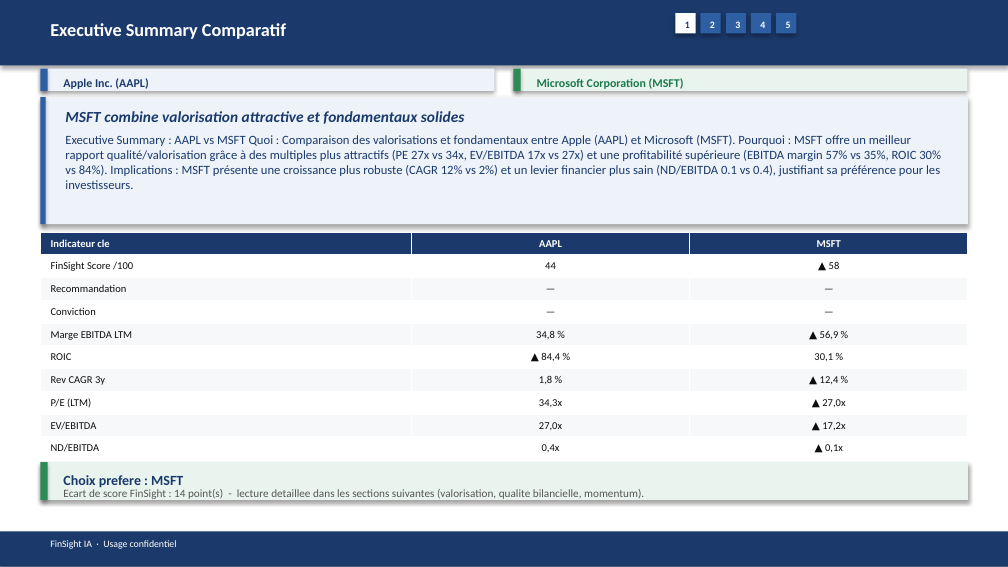
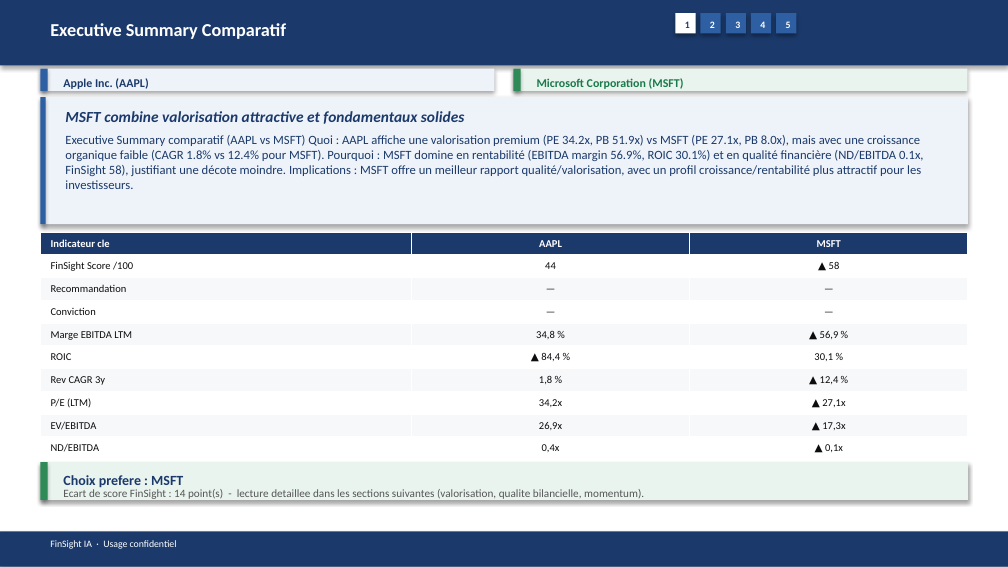
Before and after one commit to baptistejeh07-art/finsight-ia, a slide deck: slide 2 of preview/AAPL_vs_MSFT/AAPL_vs_MSFT_comparison.pptx. Drawn at 1008x567 pixels with LibreOffice and Linux fonts; fonts in the diff are those of the drawing. Boxes give left, top, right and bottom in pixels: in the first picture for what was removed or moved away, otherwise in the second. Text is boxed around its words. In the diff, an @@ line names an element or a change of style, - is before the commit and + after.

Commit message:
chore(preview): comparatif AAPL_vs_MSFT outputs

```diff
--- a/preview/AAPL_vs_MSFT/AAPL_vs_MSFT_comparison.pptx
+++ b/preview/AAPL_vs_MSFT/AAPL_vs_MSFT_comparison.pptx
@@ text at (65,135,924,189): text changed @@
-Executive Summary : AAPL vs MSFT Quoi : Comparaison des valorisations et fondamentaux entre Apple (AAPL) et Microsoft (MSFT). Pourquoi : MSFT offre un meilleur rapport qualité/valorisation grâce à des multiples plus attractifs (PE 27x vs 34x, EV/EBITDA 17x vs 27x) et une profitabilité supérieure (EBITDA margin 57% vs 35%, ROIC 30% vs 84%). Implications : MSFT présente une croissance plus robuste (CAGR 12% vs 2%) et un levier financier plus sain (ND/EBITDA 0.1 vs 0.4), justifiant sa préférence pour les investisseurs.
+Executive Summary comparatif (AAPL vs MSFT) Quoi : AAPL affiche une valorisation premium (PE 34.2x, PB 51.9x) vs MSFT (PE 27.1x, PB 8.0x), mais avec une croissance organique faible (CAGR 1.8% vs 12.4% pour MSFT). Pourquoi : MSFT domine en rentabilité (EBITDA margin 56.9%, ROIC 30.1%) et en qualité financière (ND/EBITDA 0.1x, FinSight 58), justifiant une décote moindre. Implications : MSFT offre un meilleur rapport qualité/valorisation, avec un profil croissance/rentabilité plus attractif pour les investisseurs.
@@ table at (40,232,968,456) @@
-row 8, column 2: 34,3x
+row 8, column 2: 34,2x
-row 8, column 3: ▲ 27,0x
+row 8, column 3: ▲ 27,1x
-row 9, column 2: 27,0x
+row 9, column 2: 26,9x
-row 9, column 3: ▲ 17,2x
+row 9, column 3: ▲ 17,3x
```
Also in this commit, not shown: 12 other slides changed, 2 other files.
